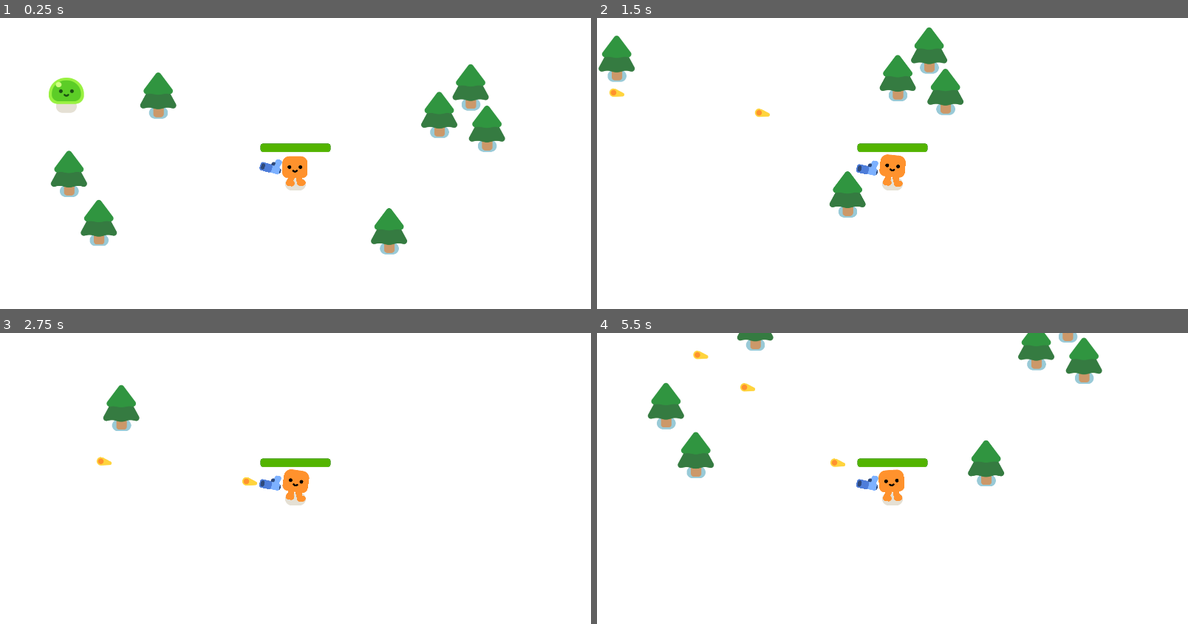
Above: before the commit, frames 1-4 (two rows, left to right).
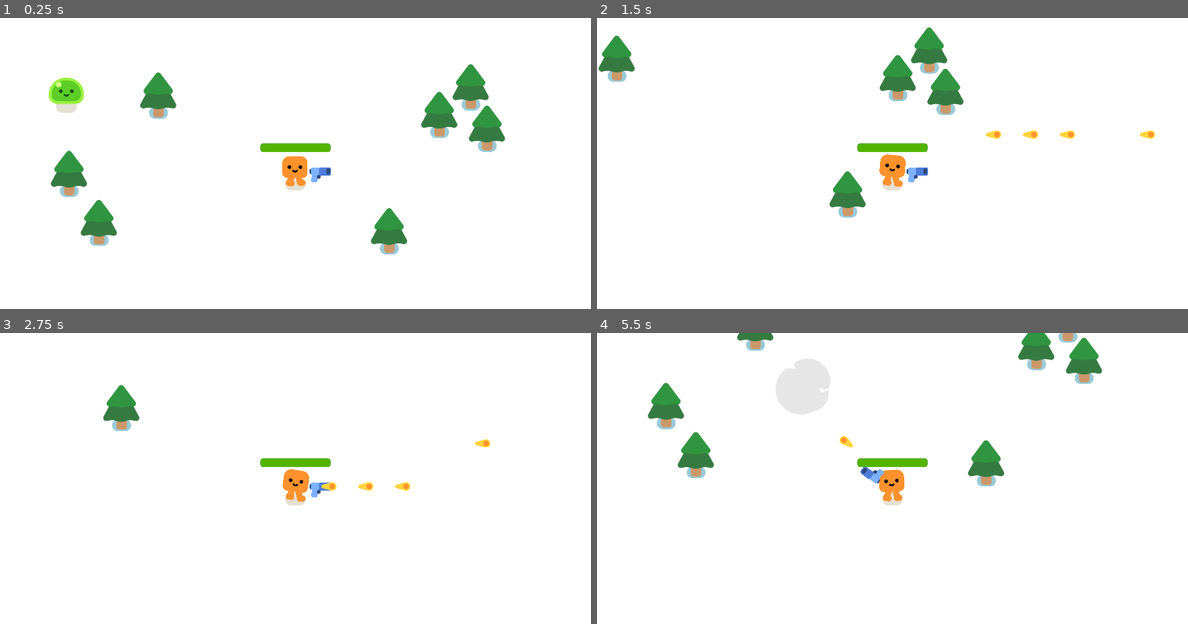
Above: after the commit, the same moments.

Repository: RockinPaul/gdquest_shooter
Game: Godot game, scene res://game.tscn
Same seed, same stepped clock (60 frames per second), same inputs: the game is played once before the commit and once after it.
Inputs:
- Up to frame 1 (0.25 s): no input
- Up to frame 2 (1.5 s): hold D (move_right) 0.53-1.28 s; hold S (move_down) from 1.28 s (still down)
- Up to frame 3 (2.75 s): release S (move_down) at 2.03 s; hold D (move_right) from 2.03 s (still down)
- Up to frame 4 (5.5 s): release D (move_right) at 2.78 s; hold W (move_up) 2.78-3.53 s; hold A (move_left) 3.53-5.03 s; hold S (move_down) from 5.03 s (still down)

The runs differ from the first frame. In frame 1, 0.3% of the frame differs, in the area x 43-56%, y 48-57%; in frame 2, 0.6%; in frame 3, 0.6%; in frame 4, 1.8%, in the area x 16-49%, y 6-55%.

Commit message:
feat: add Path2D with follow node for mob spawning and adjust gun collision radius

Diff:
--- a/game.tscn
+++ b/game.tscn
@@ -1,8 +1,14 @@
-[gd_scene load_steps=4 format=3 uid="uid://cmpt6q2heak5s"]
+[gd_scene load_steps=5 format=3 uid="uid://cmpt6q2heak5s"]
 
 [ext_resource type="PackedScene" uid="uid://repvskd5y1d0" path="res://player.tscn" id="1_80nbo"]
 [ext_resource type="PackedScene" uid="uid://dtw6bdkma0po5" path="res://pine_tree.tscn" id="2_e2o6t"]
 [ext_resource type="PackedScene" uid="uid://b814x1ioxgmla" path="res://mob.tscn" id="3_feb5d"]
+
+[sub_resource type="Curve2D" id="Curve2D_feb5d"]
+_data = {
+"points": PackedVector2Array(0, 0, 0, 0, -320, -301, 0, 0, 0, 0, -317.324, -279.648, 0, 0, 0, 0, 546.687, -337.603, 0, 0, 0, 0, 1298.88, -353.871, 0, 0, 0, 0, 1885.4, -344.72, 0, 0, 0, 0, 2328.58, -364.038, 0, 0, 0, 0, 2321.47, 346.665, 0, 0, 0, 0, 2318.42, 877.404, 0, 0, 0, 0, 2325.53, 1209.88, 0, 0, 0, 0, 2321.47, 1323.75, 0, 0, 0, 0, 1041.71, 1375.61, 0, 0, 0, 0, -301.06, 1320.7, 0, 0, 0, 0, -320, -301)
+}
+point_count = 13
 
 [node name="Game" type="Node2D"]
 y_sort_enabled = true
@@ -43,3 +49,14 @@
 
 [node name="PineTree7" parent="Trees" instance=ExtResource("2_e2o6t")]
 position = Vector2(228, 550)
+
+[node name="Path2D" type="Path2D" parent="."]
+position = Vector2(36.1784, 21.0437)
+scale = Vector2(0.983784, 0.983534)
+curve = SubResource("Curve2D_feb5d")
+
+[node name="PathFollow2D" type="PathFollow2D" parent="Path2D"]
+unique_name_in_owner = true
+position = Vector2(1054.57, -348.587)
+rotation = -0.0216237
+progress = 1395.47
--- a/gun.tscn
+++ b/gun.tscn
@@ -4,7 +4,7 @@
 [ext_resource type="Texture2D" uid="uid://cswb5do8rrj7q" path="res://pistol/pistol.png" id="1_vk1bi"]
 
 [sub_resource type="CircleShape2D" id="CircleShape2D_dk5gl"]
-radius = 864.447
+radius = 653.306
 
 [node name="Gun" type="Area2D"]
 collision_layer = 0
